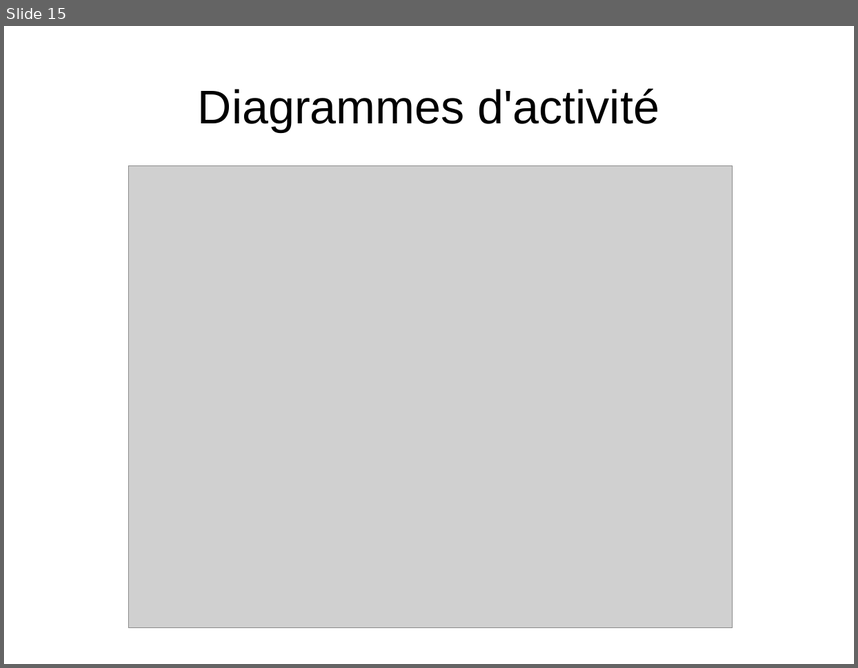
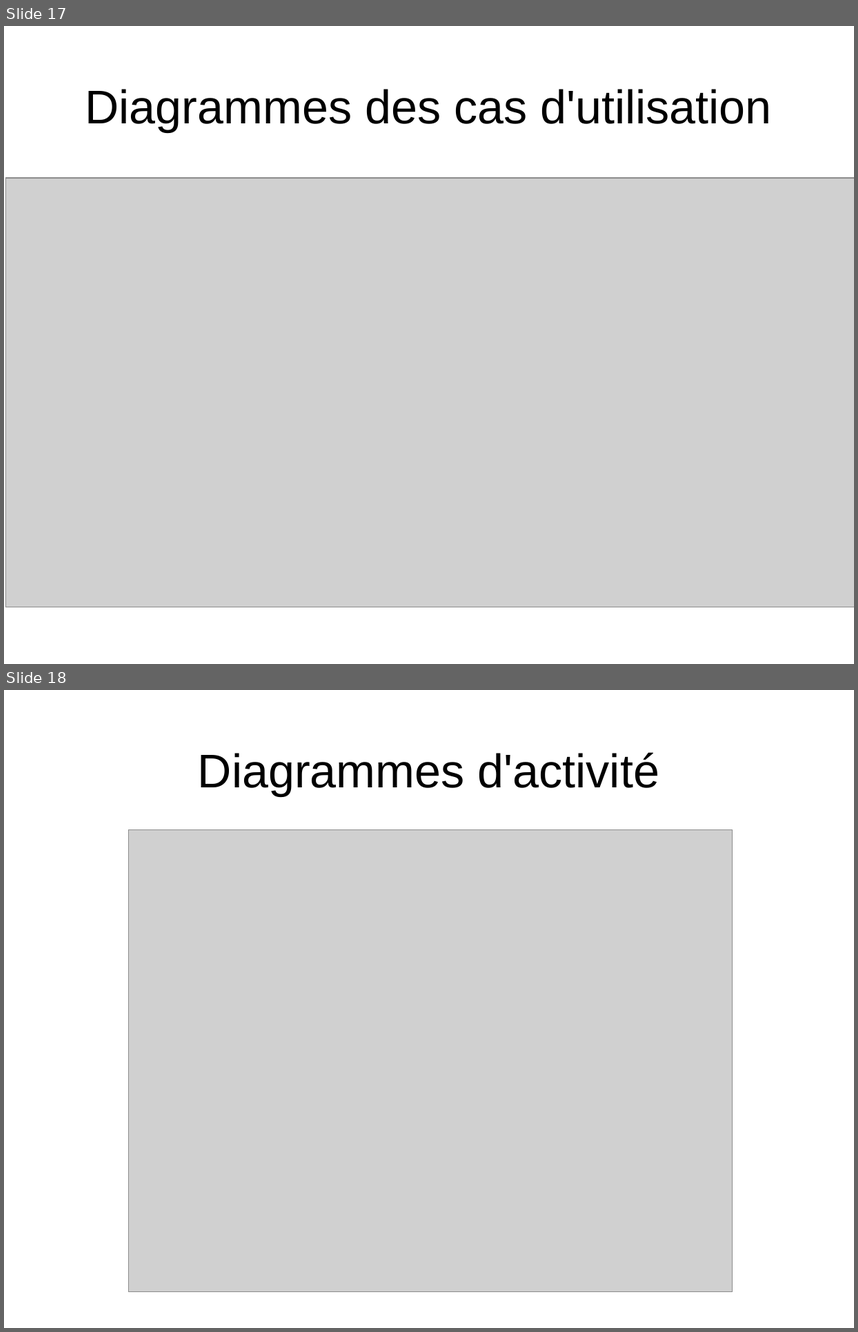
Before and after one commit to Wathil/POECNews, a slide deck: presentation.odp. Shown one above the other, each under a label of ours: slide 15 before the commit, slides 17 and 18 after it. The pictures are 858x668 and 858x1332 pixels, drawn with LibreOffice and Linux fonts; fonts in the diff are those of the drawing; grey boxes stand for pictures. Boxes give left, top, right and bottom in pixels: in the first picture for what was removed or moved away, otherwise in the second. Text is boxed around its words. In the diff, an @@ line names an element or a change of style, - is before the commit and + after.

```diff
--- a/presentation.odp
+++ b/presentation.odp
@@ slide 17 added at (4,26,854,664), background #FFFFFF @@
@@ title added at (85,89,771,132), 44 pt, text #000000 @@
+Diagrammes des cas d'utilisation
@@ picture added at (5,178,854,607) @@
@@ what was slide 15 is now slide 18 @@
```
Also in this commit, not shown: 3 slides changed, 3 other slides added, 6 other files.
